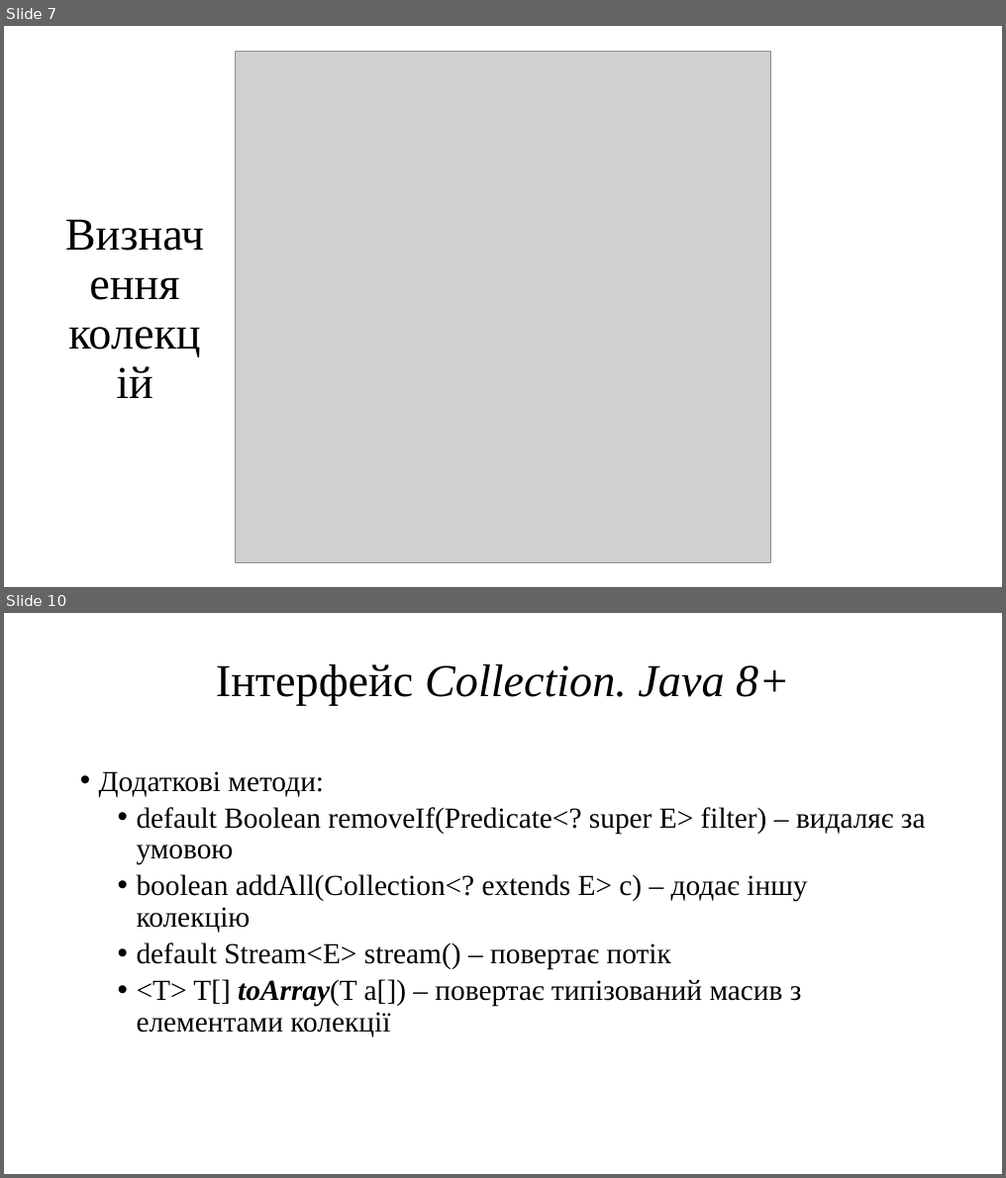
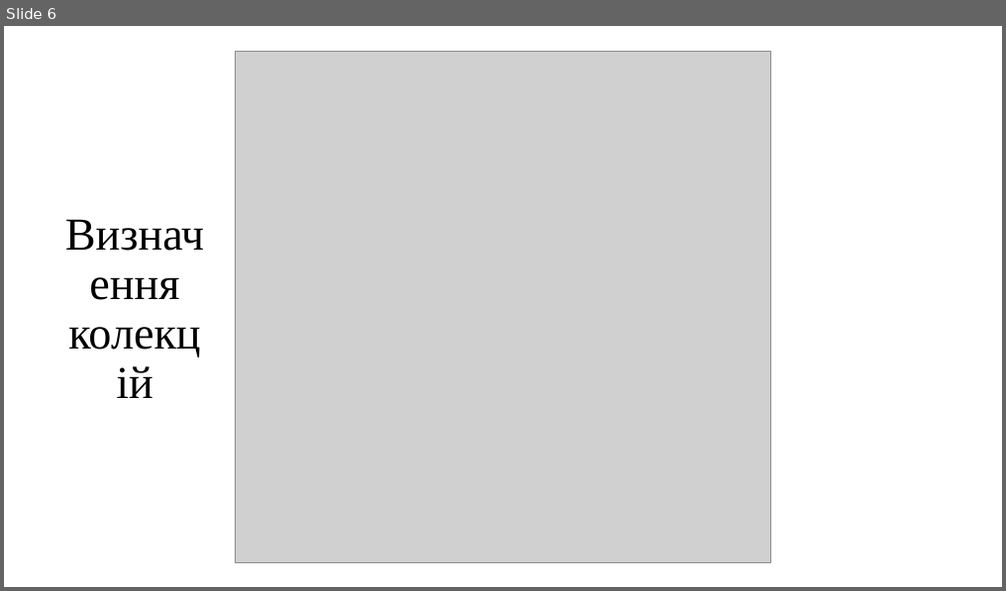
Before and after one commit to arg3ntuum/JavaCourse, a slide deck: Java Урок 19 Колекції. Iterable Comparator Map. Пошук і сортування.pptx. Shown one above the other, each under a label of ours: slides 7 and 10 before the commit, slide 6 after it; the slides between them are not shown. The pictures are 1006x1178 and 1006x591 pixels, drawn with LibreOffice and Linux fonts; fonts in the diff are those of the drawing; grey boxes stand for pictures. Boxes give left, top, right and bottom in pixels: in the first picture for what was removed or moved away, otherwise in the second. Text is boxed around its words. In the diff, an @@ line names an element or a change of style, - is before the commit and + after.

```diff
--- a/Java Урок 19 Колекції. Iterable Comparator Map. Пошук і сортування.pptx
+++ b/Java Урок 19 Колекції. Iterable Comparator Map. Пошук і сортування.pptx
@@ slide 10 removed at bbox=[4, 613, 1002, 1174], background #FFFFFF @@
@@ title removed at bbox=[216, 664, 789, 706] @@
-Інтерфейс Collection. Java 8+
@@ text removed at bbox=[99, 771, 926, 1038] @@
-• Додаткові методи:
-  • default Boolean removeIf(Predicate<? super E> filter) – видаляє за умовою
-  • boolean addAll(Collection<? extends E> c) – додає іншу колекцію
-  • default Stream<E> stream() – повертає потік
-  • <T> T[] toArray(T a[]) – повертає типізований масив з елементами колекції
@@ what was slide 7 is now slide 6 @@
```
Also in this commit, not shown: 10 other slides removed, 30 other files.
